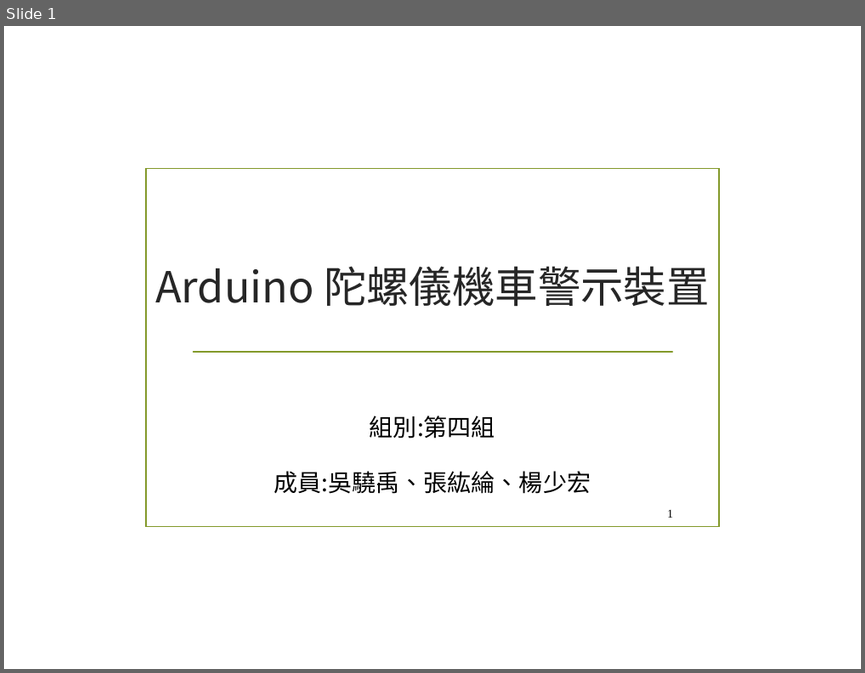
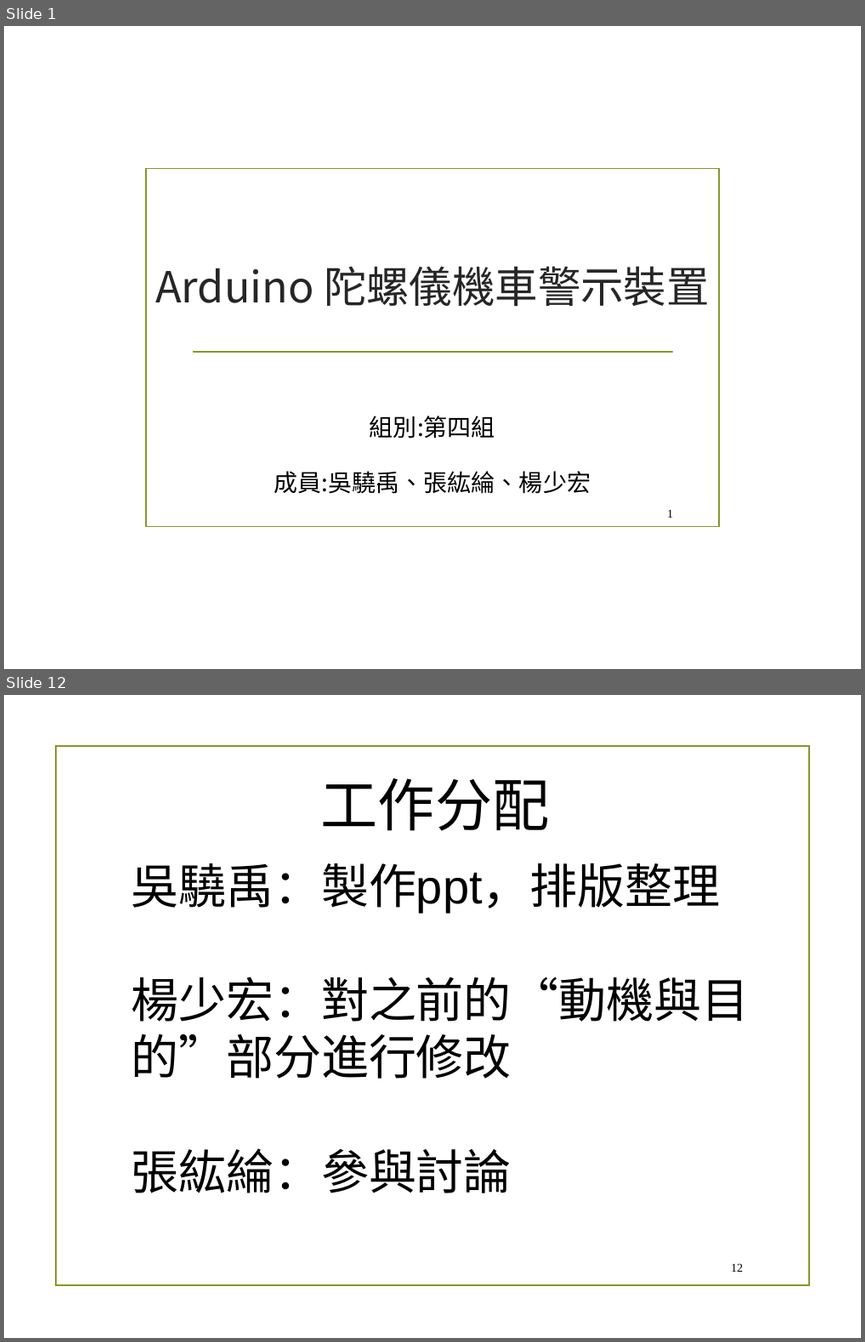
Before and after one commit to chandlerkuo/sharepee, a slide deck: 陀螺儀機車警示裝置.pptx. Shown one above the other, each under a label of ours: slide 1 before the commit, slides 1 and 12 after it; the slides between them are not shown. The pictures are 865x673 and 865x1342 pixels, drawn with LibreOffice and Linux fonts; fonts in the diff are those of the drawing; background and template pictures are left out. Boxes give left, top, right and bottom in pixels: in the first picture for what was removed or moved away, otherwise in the second. Text is boxed around its words. In the diff, an @@ line names an element or a change of style, - is before the commit and + after.

Commit message:
Update 陀螺儀機車警示裝置.pptx
对上次的ppt进行修改及重新排版

```diff
--- a/陀螺儀機車警示裝置.pptx
+++ b/陀螺儀機車警示裝置.pptx
@@ slide 12 added at (4,695,861,1338), background picture (left out) @@
@@ rectangle added at (56,745,810,1286), outline #83992A 1.25 pt @@
@@ text added at (321,778,550,831), 48 pt, text #000000 @@
+工作分配
@@ text added at (131,863,749,1193), 40 pt, text #000000 @@
+吳驍禹：製作ppt，排版整理
+楊少宏：對之前的“動機與目的”部分進行修改
+張紘綸：參與討論
@@ page number added at (731,1263,743,1271), 10 pt, text #000000 @@
+12
```
Also in this commit, not shown: 10 slides changed, 2 slides removed.
